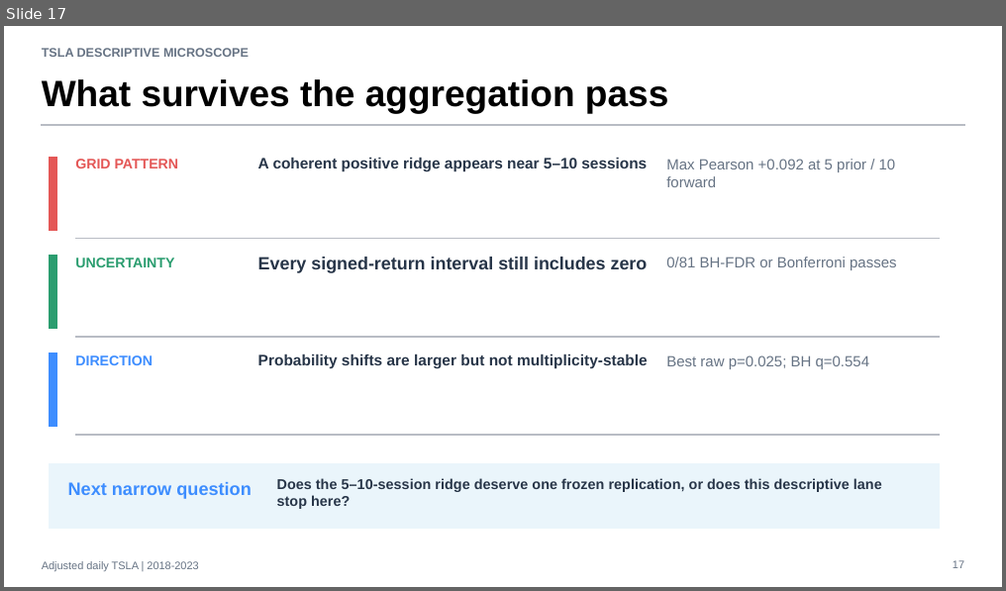
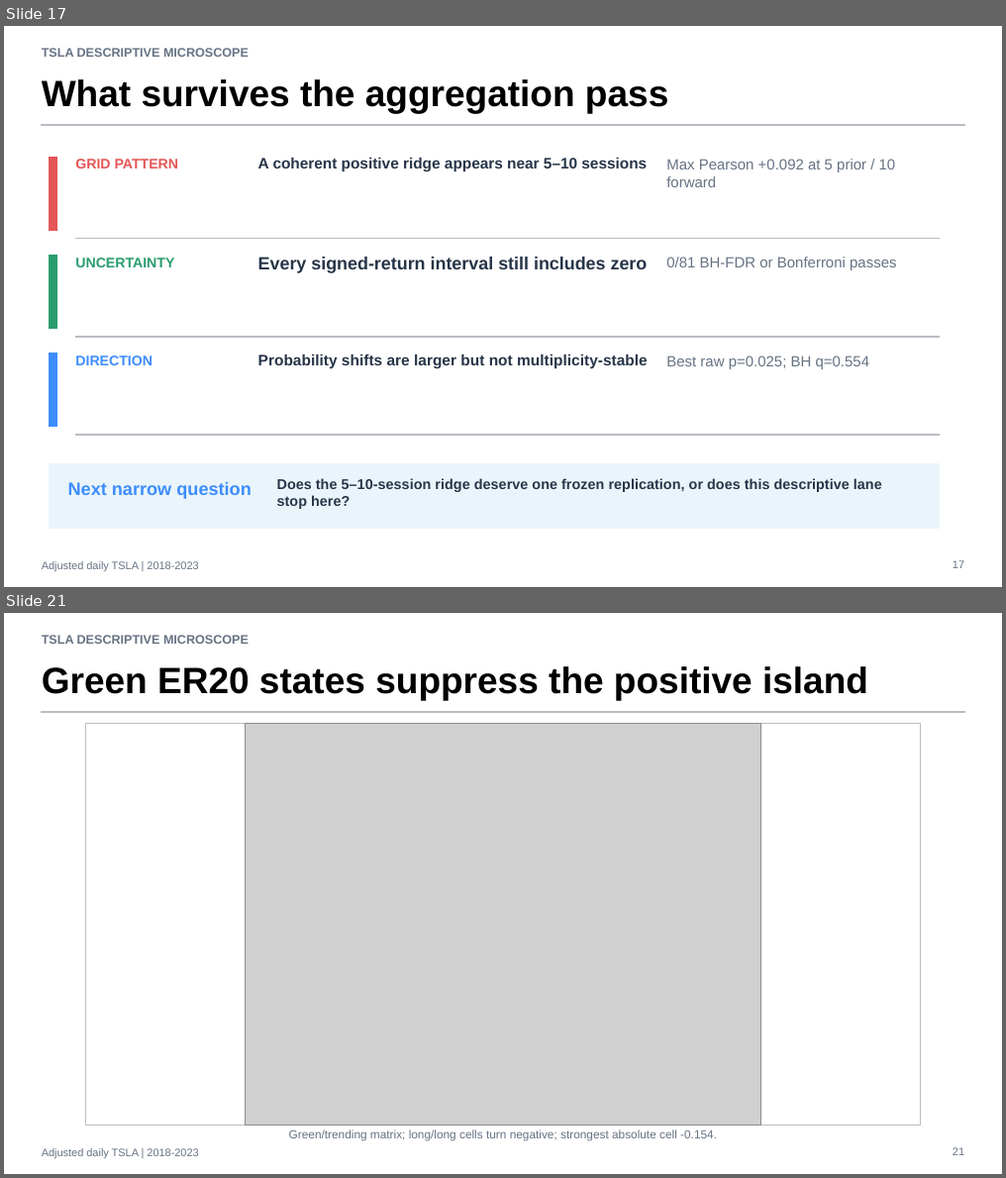
Before and after one commit to Francisc0Franc0/Time-Series-Modeling-Gen5, a slide deck: operator_hypothesis_lab/presentations/tsla_descriptive_microscope_evidence.pptx. Shown one above the other, each under a label of ours: slide 17 before the commit, slides 17 and 21 after it; the slides between them are not shown. The pictures are 1006x591 and 1006x1178 pixels, drawn with LibreOffice and Linux fonts; fonts in the diff are those of the drawing; grey boxes stand for pictures. Boxes give left, top, right and bottom in pixels: in the first picture for what was removed or moved away, otherwise in the second. Text is boxed around its words. In the diff, an @@ line names an element or a change of style, - is before the commit and + after.

Commit message:
Condition TSLA return grid on ER20 regimes

```diff
--- a/operator_hypothesis_lab/presentations/tsla_descriptive_microscope_evidence.pptx
+++ b/operator_hypothesis_lab/presentations/tsla_descriptive_microscope_evidence.pptx
@@ slide 21 added at [4, 613, 1002, 1174], background #FFFFFF @@
@@ text added at [42, 635, 249, 644], 12 pt, text #667384, bold @@
+TSLA DESCRIPTIVE MICROSCOPE
@@ text added at [42, 666, 868, 700], 35.2 pt, text #000000, bold @@
+Green ER20 states suppress the positive island
@@ rectangle added at [42, 711, 964, 713], fill #B8BCC4, outline #B8BCC4 0 pt @@
@@ rectangle added at [85, 724, 921, 1125], fill #FFFFFF, outline #B8BCC4 0.75 pt @@
@@ picture added at [245, 724, 761, 1125] @@
@@ text added at [289, 1130, 717, 1142], 11.2 pt, text #667384 @@
+Green/trending matrix; long/long cells turn negative; strongest absolute cell -0.154.
@@ text added at [42, 1149, 198, 1158], 10.5 pt, text #667384 @@
+Adjusted daily TSLA | 2018-2023
@@ text added at [952, 1148, 964, 1156], 10.5 pt, text #667384 @@
+21
```
Also in this commit, not shown: 5 other slides added, 6 other files.
